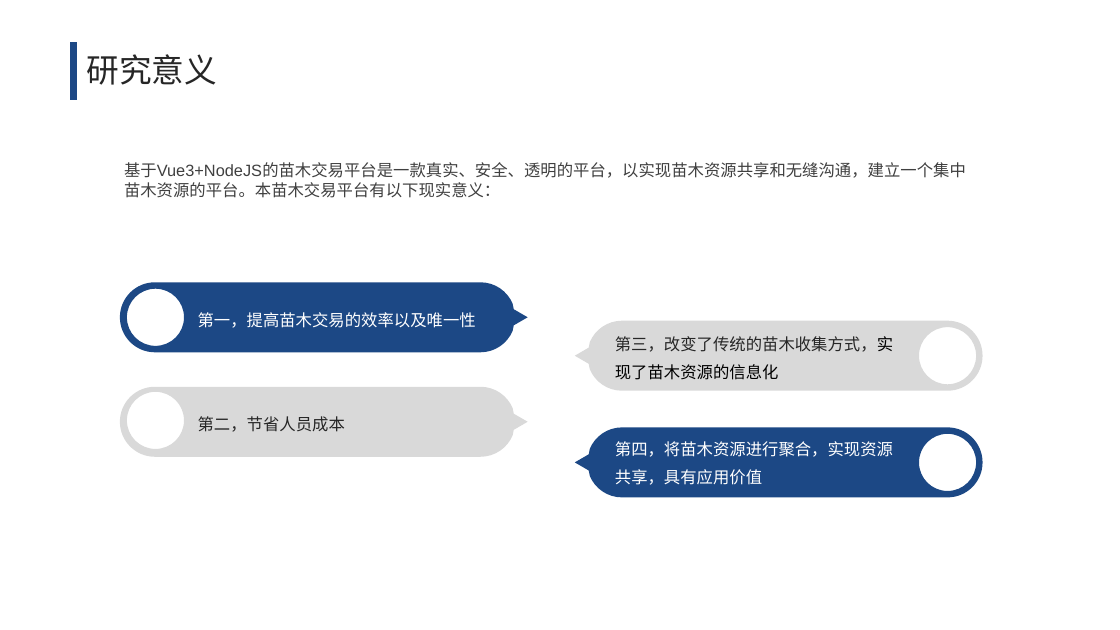
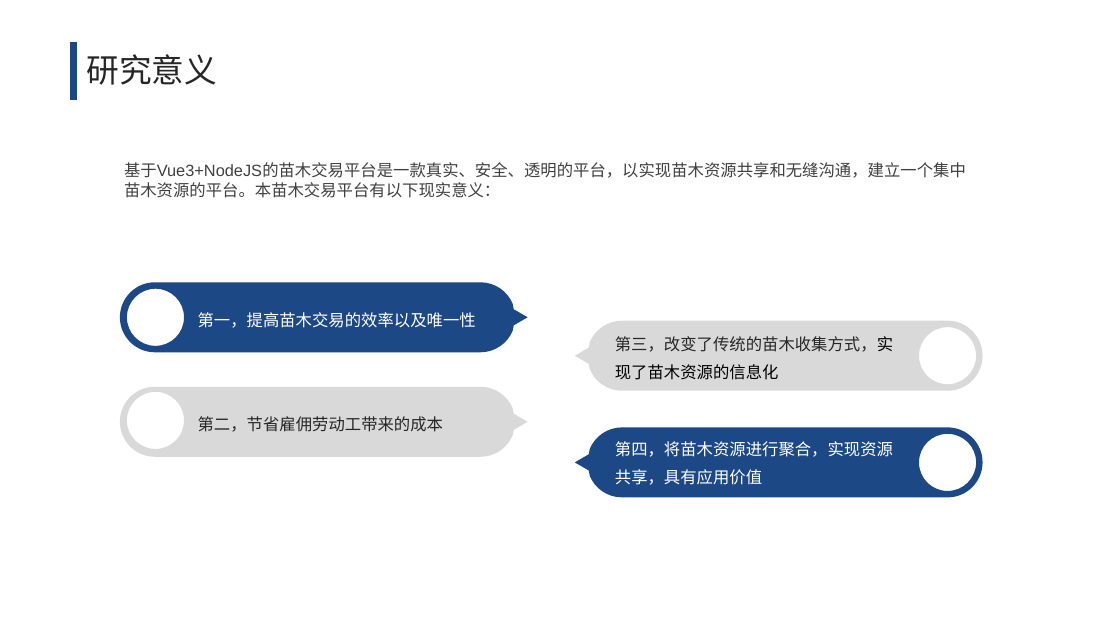
Before and after one commit to akira1ce/TreeHole, a slide deck: slide 5 of 文档/2019211899+李鑫+毕设答辩.pptx. Drawn at 1120x630 pixels with LibreOffice and Linux fonts; fonts in the diff are those of the drawing. Boxes give left, top, right and bottom in pixels: in the first picture for what was removed or moved away, otherwise in the second. Text is boxed around its words. In the diff, an @@ line names an element or a change of style, - is before the commit and + after.

```diff
--- a/文档/2019211899+李鑫+毕设答辩.pptx
+++ b/文档/2019211899+李鑫+毕设答辩.pptx
@@ text at (x1=198, y1=416, x2=443, y2=432): text changed @@
-第二，节省人员成本
+第二，节省雇佣劳动工带来的成本
```
Also in this commit, not shown: 4 other slides changed.
